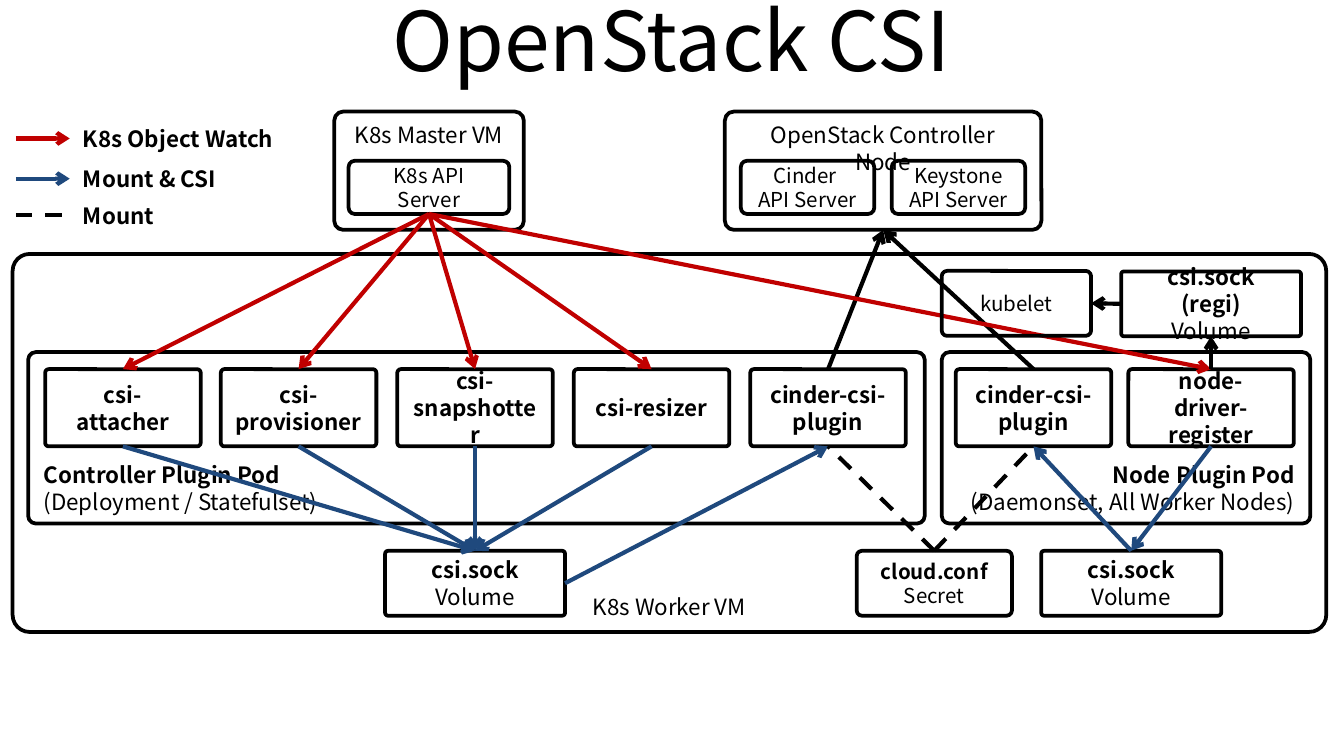
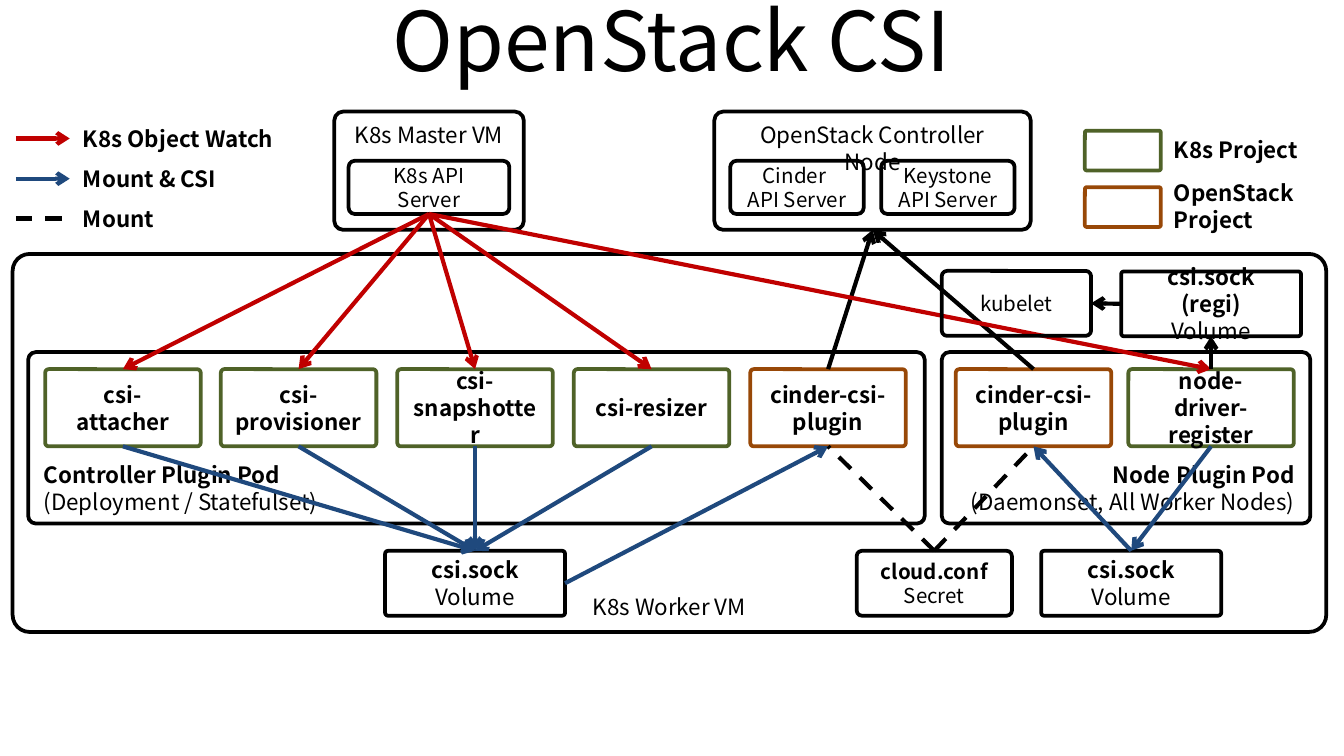
Before and after one commit to ssup2/blog-old, a slide deck: slide 1 of images/theory_analysis/Kubernetes_OpenStack_Cinder_CSI_Plugin/Kubernetes_OpenStack_Cinder_CSI_Plugin.pptx. Drawn at 1344x756 pixels with LibreOffice and Linux fonts; fonts in the diff are those of the drawing. Boxes give left, top, right and bottom in pixels: in the first picture for what was removed or moved away, otherwise in the second. Text is boxed around its words. In the diff, an @@ line names an element or a change of style, - is before the commit and + after.

```diff
--- a/images/theory_analysis/Kubernetes_OpenStack_Cinder_CSI_Plugin/Kubernetes_OpenStack_Cinder_CSI_Plugin.pptx
+++ b/images/theory_analysis/Kubernetes_OpenStack_Cinder_CSI_Plugin/Kubernetes_OpenStack_Cinder_CSI_Plugin.pptx
@@ 3 rounded rectangles: place and size @@
-3 rounded rectangles at (724, 112, 1042, 230)
+3 rounded rectangles at (714, 112, 1031, 230)
@@ rounded rectangle added at (1085, 130, 1160, 171), outline #4F6228 2 pt @@
@@ text added at (1174, 140, 1298, 163), 12 pt, text #000000, bold @@
+K8s Project
@@ rounded rectangle added at (1085, 187, 1160, 227), outline #984807 2 pt @@
@@ text added at (1174, 183, 1294, 233), 12 pt, text #000000, bold @@
+OpenStack Project
@@ line moved from (16, 215) - (70, 215) to (16, 219) - (70, 219) @@
@@ arrow moved from (828, 370) - (883, 230) to (828, 370) - (872, 230) @@
@@ arrow moved from (1034, 370) - (883, 230) to (1034, 370) - (872, 230) @@
@@ rounded rectangle "cinder-csi-plugin" at (750, 370, 906, 446): outline #000000 2 pt to #984807 2 pt @@
@@ rounded rectangle "cinder-csi-plugin" at (956, 370, 1111, 446): outline #000000 2 pt to #984807 2 pt @@
@@ outline #000000 2 pt to #4F6228 2 pt in 5 elements at (46, 370, 202, 446), (220, 370, 376, 446), (398, 370, 554, 446), (574, 370, 730, 446), (1129, 370, 1294, 446) @@
```
Also in this commit, not shown: 2 other files.
